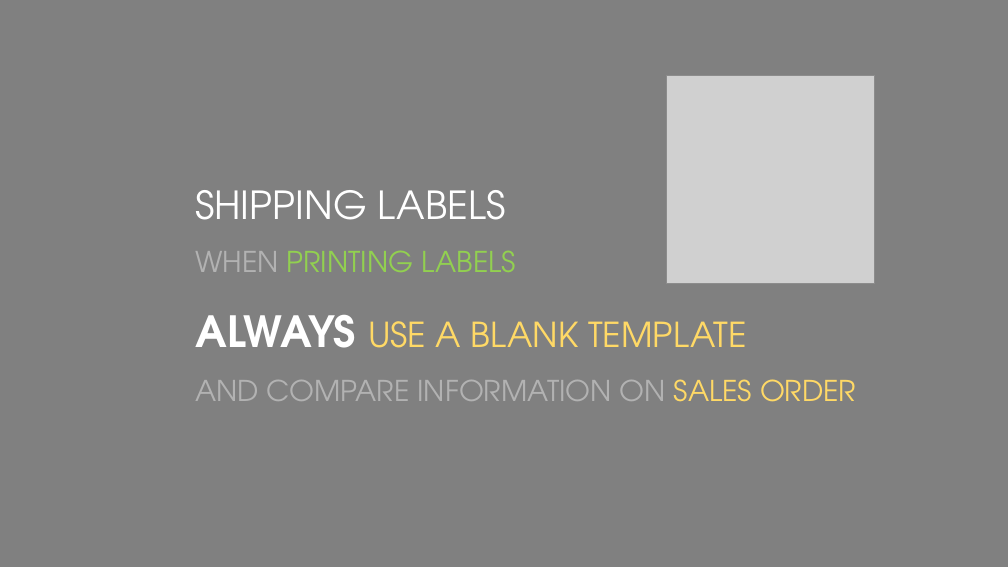
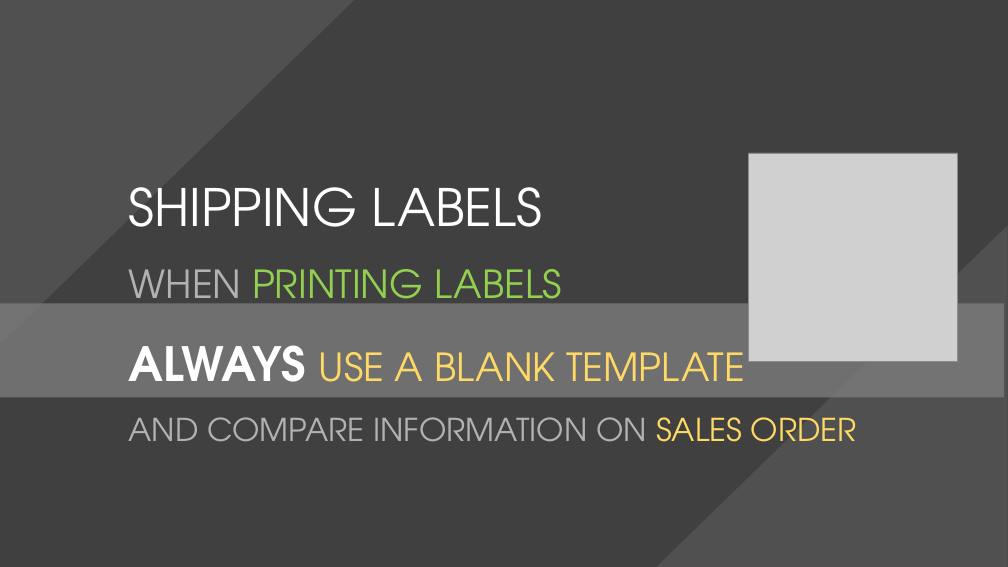
Before and after one commit to ejavier8205/Dashboard, a slide deck: slide 4 of images/slides/Powerpoint/Dashboard Pictures (landscape).pptx (slide 7 before the commit). Drawn at 1008x567 pixels with LibreOffice and Linux fonts; fonts in the diff are those of the drawing; grey boxes stand for pictures. Boxes give left, top, right and bottom in pixels: in the first picture for what was removed or moved away, otherwise in the second. Text is boxed around its words. In the diff, an @@ line names an element or a change of style, - is before the commit and + after.

```diff
--- a/images/slides/Powerpoint/Dashboard Pictures (landscape).pptx
+++ b/images/slides/Powerpoint/Dashboard Pictures (landscape).pptx
@@ background #808080 to #404040 @@
@@ triangle added at (0, 0, 354, 344), fill #808080 at 25% opacity @@
@@ text "SHIPPING LABELS": place and size @@
-text "SHIPPING LABELS" at (195, 190, 856, 402)
+text "SHIPPING LABELS" at (128, 187, 857, 442)
@@ text "SHIPPING LABELS" at (128, 187, 857, 442): size 54 to 72 pt in "SHIPPING LABELS"; size 40 to 54 pt in "WHEN PRINTING LABELS"; size 60 to 66 pt in "ALWAYS"; size 48 to 54 pt in "USE A BLANK TEMPLATE"; size 40 to 44 pt in "AND COMPARE INFORMATION ON SALES ORDER" @@
@@ picture: place and size @@
-picture at (666, 75, 875, 283)
+picture at (748, 153, 956, 361)
@@ triangle added at (653, 225, 1007, 567), fill #808080 at 25% opacity @@
@@ rectangle added at (0, 304, 1004, 398), fill #FFFFFF at 25% opacity @@
```
Also in this commit, not shown: 5 other slides changed, 8 slides removed, 8 other files.
